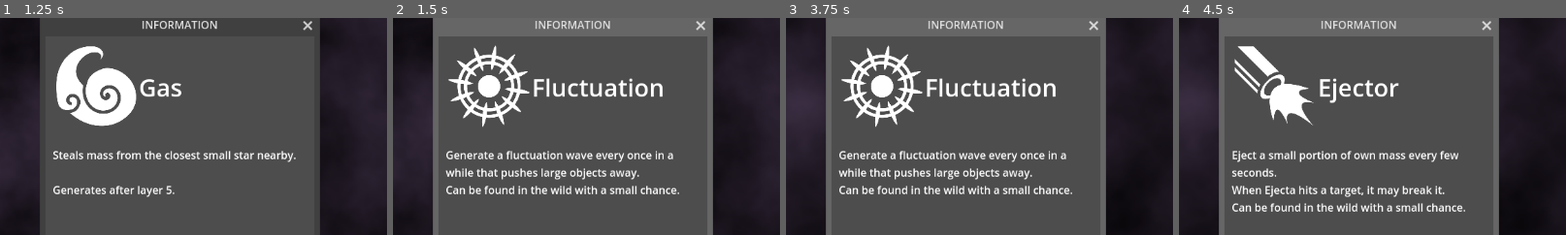
Above: before the commit, frames 1-4 (left to right).
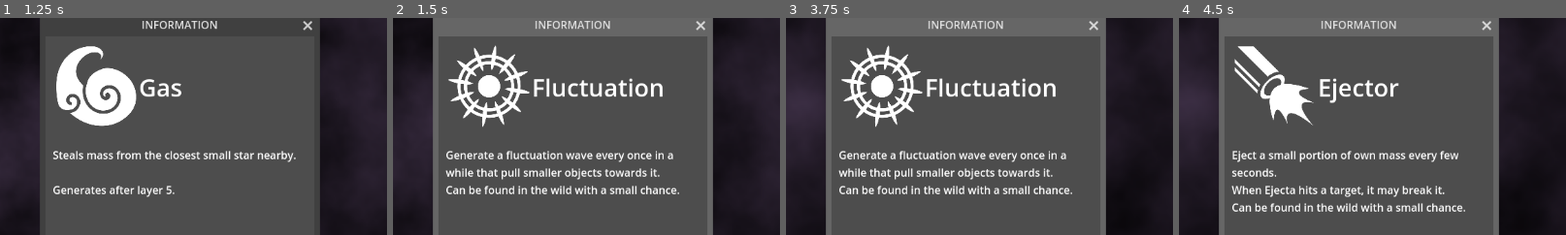
Above: after the commit, the same moments.

Repository: HellHoleStudios/ldjam58
Game: Godot game, scene res://scene/game.tscn
Two runs of this game, one before a commit and one after it. Both use one fixed random seed, a clock stepped at 60 frames per second and the inputs below.
Inputs:
- Up to frame 1 (1.25 s): click "Gas" at 0.5 s
- Up to frame 2 (1.5 s): click "Fluctuation" at 1.25 s
- Up to frame 3 (3.75 s): click "Ejector" at 2 s; click "Gas" at 2.75 s; click "Fluctuation" at 3.5 s
- Up to frame 4 (4.5 s): click "Ejector" at 4.25 s
The pictures show only the part of the screen within x 27-77%, y 15-65%; the shares and areas given below are measured in that part.

Frame 1 is identical in both runs. In frame 2, 0.9% of the frame differs, in the area x 31-69%, y 69-75%; in frame 3, 0.9%; in frame 4, nothing differs.

Commit message:
修改波动特性为拉动小天体，调整星体合并质量，生成星体计算方式

Diff:
--- a/script/features/Fluctuation.gd
+++ b/script/features/Fluctuation.gd
@@ -10,7 +10,7 @@
 	return "Fluctuation"
 static func get_feature_desc() -> String:
 	return """
-Generate a fluctuation wave every once in a while that pushes large objects away.
+Generate a fluctuation wave every once in a while that pull smaller objects towards it.
 Can be found in the wild with a small chance.
 	"""
 
@@ -27,13 +27,13 @@
 		wave.position = Vector2.ZERO
 
 		for other_star in Game.get_all_stars():
-			if other_star is not Star or other_star == star or other_star.mass < star.mass:
+			if other_star is not Star or other_star == star or other_star.mass > star.mass:
 				continue
 			var dist = star.position.distance_to(other_star.position)
 			if dist < affect_range:
 				var direction = (other_star.position - star.position).normalized()
-				var force_magnitude = 500 * other_star.mass
-				other_star.apply_central_impulse(direction * force_magnitude)
+				var force_magnitude = 30 * other_star.mass * star.get_radius()
+				other_star.apply_central_impulse(-direction * force_magnitude)
 
 		timer -= interval
 
--- a/script/game.gd
+++ b/script/game.gd
@@ -78,7 +78,7 @@
 				var mass = randf_range(0.1 * $player.mass, 1.5 * $player.mass)
 				var star = spawn_star_displayer(pos, mass)
 				set_star_features(star)
-				area_accum -= mass * density * 30
+				area_accum -= (mass ** 0.5) * density * 30
 
 	last_player_pos = player_pos
 
--- a/script/obj/Star.gd
+++ b/script/obj/Star.gd
@@ -95,7 +95,7 @@
 			Game.get_feature(f).new(self, f.level)
 
 func merge(other: Star) -> void:
-	other.mass/=10
+	other.mass /= 3
 
 	# 动量守恒
 	var total_mass = other.mass + mass
--- a/script/obj/circle_wave.gd
+++ b/script/obj/circle_wave.gd
@@ -11,7 +11,7 @@
 
 func _process(delta):
 	elapsed += delta
-	var t = clamp(elapsed / duration, 0, 1)
+	var t = 1 - clamp(elapsed / duration, 0, 1)
 	scale = Vector2.ONE * final_scale * t
 	modulate.a = 1.0 - t
 	if t >= 1.0:
